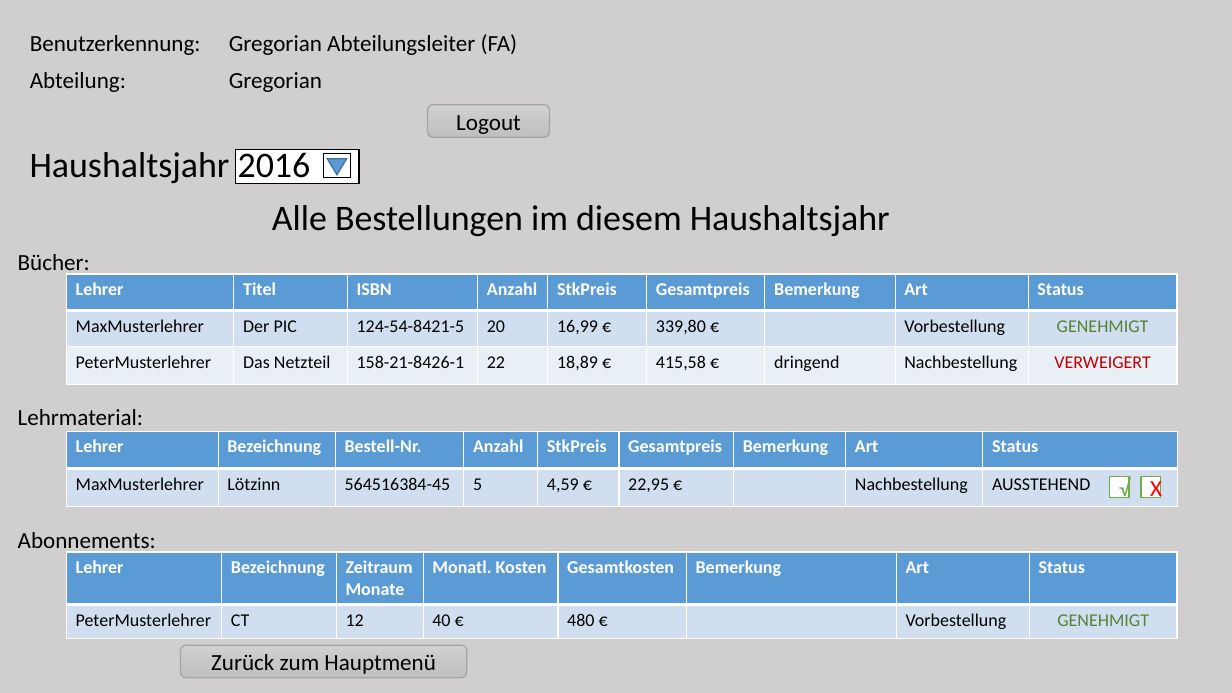
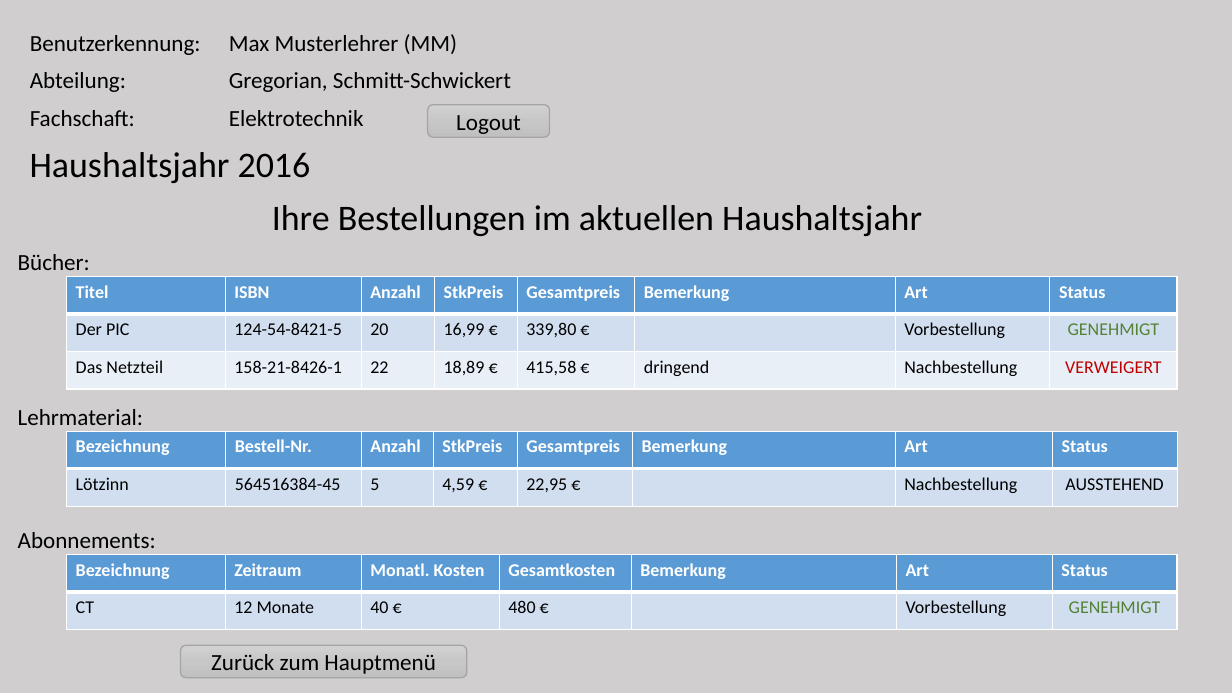
Before and after one commit to Kelevrae/LittleBigPlanet, a slide deck: slide 4 of Techniker Dokus/Mockup Admin.pptx. Drawn at 1232x693 pixels with LibreOffice and Linux fonts; fonts in the diff are those of the drawing; background and template pictures are left out. Boxes give left, top, right and bottom in pixels: in the first picture for what was removed or moved away, otherwise in the second. Text is boxed around its words. In the diff, an @@ line names an element or a change of style, - is before the commit and + after.

```diff
--- a/Techniker Dokus/Mockup Admin.pptx
+++ b/Techniker Dokus/Mockup Admin.pptx
@@ table at (20,25,549,138) @@
-row 1, column 2: Gregorian Abteilungsleiter (FA)
+row 1, column 2: Max Musterlehrer (MM)
-row 2, column 2: Gregorian
+row 2, column 2: Gregorian, Schmitt-Schwickert
-row 3, column 1: 
+row 3, column 1: Fachschaft:
-row 3, column 2: 
+row 3, column 2: Elektrotechnik
@@ rectangle removed at (236,150,359,184) @@
@@ rectangle removed at (323,153,350,177) @@
@@ triangle removed at (327,159,347,175) @@
@@ text at (272,205,922,236): text changed @@
-Alle Bestellungen im diesem Haushaltsjahr
+Ihre Bestellungen im aktuellen Haushaltsjahr
@@ table at (67,276,1178,389) @@
-column 1: Lehrer | MaxMusterlehrer | PeterMusterlehrer
@@ table at (67,432,1177,506) @@
-column 1: Lehrer | MaxMusterlehrer
@@ rectangle removed at (1110,476,1129,497) @@
-√
@@ rectangle removed at (1141,476,1161,497) @@
-X
@@ table at (67,555,1177,629) @@
-column 1: Lehrer | PeterMusterlehrer
-column 2, row 1: Zeitraum / Monate
+column 2, row 1: Zeitraum
-column 2, row 2: 12
+column 2, row 2: 12 Monate
```
Also in this commit, not shown: 6 other slides changed, 1 slide added, 1 slide removed, 1 other file.
